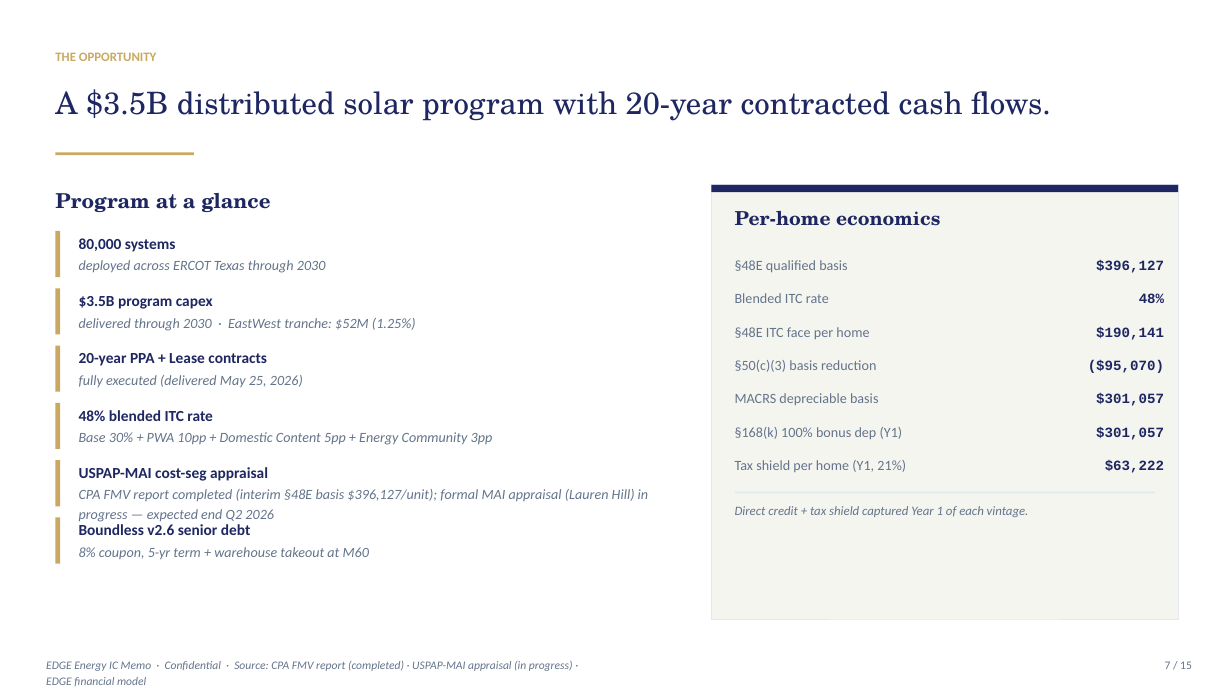
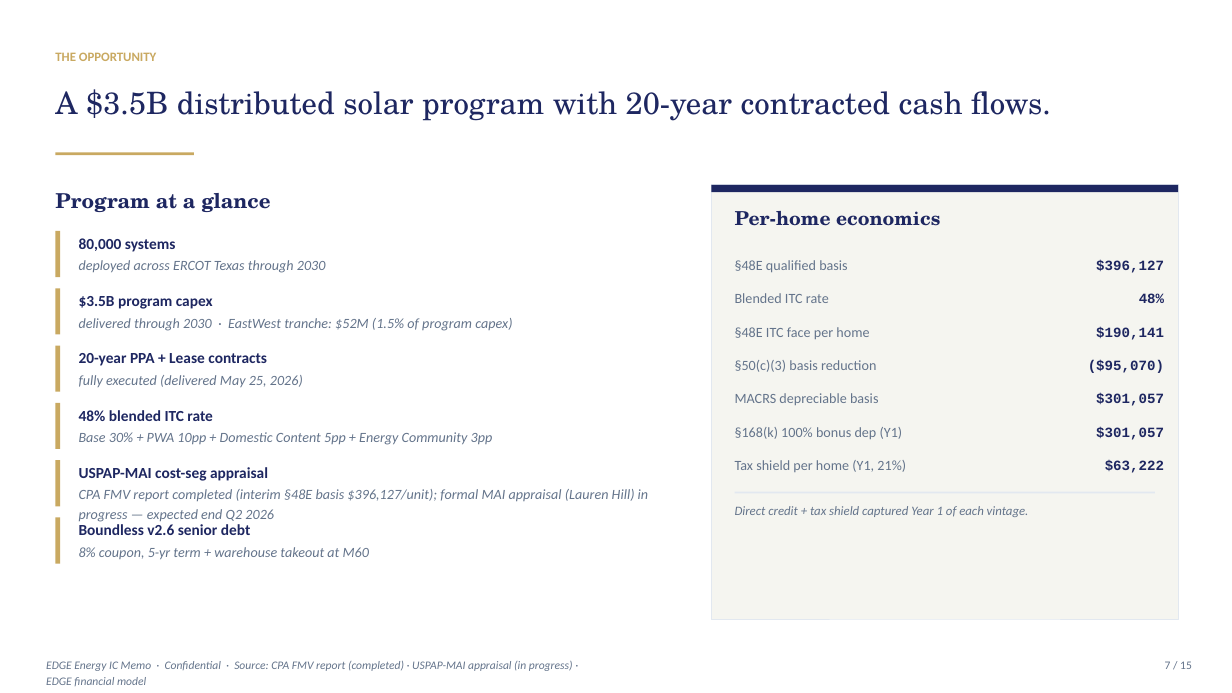
Before and after one commit to allurecg/Financial-Model, a slide deck: slide 7 of EDGE-EastWest-Bank-TaxEquity-IC-Memo.pptx. Drawn at 1232x693 pixels with LibreOffice and Linux fonts; fonts in the diff are those of the drawing. Boxes give left, top, right and bottom in pixels: in the first picture for what was removed or moved away, otherwise in the second. Text is boxed around its words. In the diff, an @@ line names an element or a change of style, - is before the commit and + after.

```diff
--- a/EDGE-EastWest-Bank-TaxEquity-IC-Memo.pptx
+++ b/EDGE-EastWest-Bank-TaxEquity-IC-Memo.pptx
@@ text at <box>79,318,512,331</box>: text changed @@
-delivered through 2030 · EastWest tranche: $52M (1.25%)
+delivered through 2030 · EastWest tranche: $52M (1.5% of program capex)
```
Also in this commit, not shown: 8 other slides changed, 1 other file.
